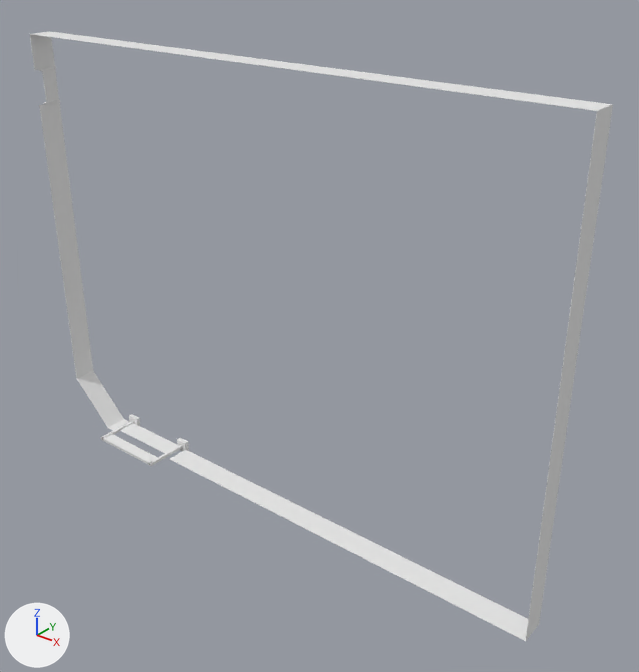
One commit to the glTF model models/01.glb: the scene before it, then after it.
One viewpoint serves both versions: a camera (50 mm lens) standing at (253.0, -222.0, 122.0) and looking at (71.0, 5.0, -19.0). The axes (+X, +Y, +Z) are drawn at lower left. The lights are the same throughout. The picture after the commit comes second. Where no turn or scale is listed for an object, it has been applied to the vertices.

The scene before the commit, as lines of its bpy script (objects in view):
```python
ob_tmb_hang_rao_ton_tam_h_3m_30x3000_tmb_hang_rao_ton_tam_h_3m_30x3000__1074080 = bpy.data.objects.new('TMB_Hang rao ton tam H 3m_30x3000 TMB_Hang rao ton tam H 3m_30x3000 [1074080]', me_tmb_hang_rao_ton_tam_h_3m_30x3000_tmb_hang_rao_ton_tam_h_3m_30x3000__1074080___1074088__geometry)
ob_tmb_hang_rao_ton_tam_h_3m_30x3000_tmb_hang_rao_ton_tam_h_3m_30x3000__1074080.location = (52.0, -2.5, 76.4)
ob_tmb_hang_rao_ton_tam_h_3m_30x3000_tmb_hang_rao_ton_tam_h_3m_30x3000__1074138 = bpy.data.objects.new('TMB_Hang rao ton tam H 3m_30x3000 TMB_Hang rao ton tam H 3m_30x3000 [1074138]', me_tmb_hang_rao_ton_tam_h_3m_30x3000_tmb_hang_rao_ton_tam_h_3m_30x3000__1074138___1074148__geometry)
ob_tmb_hang_rao_ton_tam_h_3m_30x3000_tmb_hang_rao_ton_tam_h_3m_30x3000__1074138.location = (168.6, -2.5, -10.3)
ob_tmb_hang_rao_ton_tam_h_3m_30x3000_tmb_hang_rao_ton_tam_h_3m_30x3000__1074186 = bpy.data.objects.new('TMB_Hang rao ton tam H 3m_30x3000 TMB_Hang rao ton tam H 3m_30x3000 [1074186]', me_tmb_hang_rao_ton_tam_h_3m_30x3000_tmb_hang_rao_ton_tam_h_3m_30x3000__1074186___1074196__geometry)
ob_tmb_hang_rao_ton_tam_h_3m_30x3000_tmb_hang_rao_ton_tam_h_3m_30x3000__1074186.location = (82.7, -2.5, -97.1)
ob_tmb_hang_rao_ton_tam_h_3m_30x3000_tmb_hang_rao_ton_tam_h_3m_30x3000__1074248 = bpy.data.objects.new('TMB_Hang rao ton tam H 3m_30x3000 TMB_Hang rao ton tam H 3m_30x3000 [1074248]', me_tmb_hang_rao_ton_tam_h_3m_30x3000_tmb_hang_rao_ton_tam_h_3m_30x3000__1074248___1074258__geometry)
ob_tmb_hang_rao_ton_tam_h_3m_30x3000_tmb_hang_rao_ton_tam_h_3m_30x3000__1074248.location = (-54.9, -2.5, -87.4)
ob_tmb_hang_rao_ton_tam_h_3m_30x3000_tmb_hang_rao_ton_tam_h_3m_30x3000__1074266 = bpy.data.objects.new('TMB_Hang rao ton tam H 3m_30x3000 TMB_Hang rao ton tam H 3m_30x3000 [1074266]', me_tmb_hang_rao_ton_tam_h_3m_30x3000_tmb_hang_rao_ton_tam_h_3m_30x3000__1074266___1074276__geometry)
ob_tmb_hang_rao_ton_tam_h_3m_30x3000_tmb_hang_rao_ton_tam_h_3m_30x3000__1074266.location = (-64.6, -2.5, -14.4)
ob_tmb_hang_rao_ton_tam_h_3m_30x3000_tmb_hang_rao_ton_tam_h_3m_30x3000__1074304 = bpy.data.objects.new('TMB_Hang rao ton tam H 3m_30x3000 TMB_Hang rao ton tam H 3m_30x3000 [1074304]', me_tmb_hang_rao_ton_tam_h_3m_30x3000_tmb_hang_rao_ton_tam_h_3m_30x3000__1074304___1074314__geometry)
ob_tmb_hang_rao_ton_tam_h_3m_30x3000_tmb_hang_rao_ton_tam_h_3m_30x3000__1074304.location = (-64.6, -2.5, 69.6)
ob_tmb_tru_400x400_h5_6m__dam_cong__canh_cong_tmb_tru_400x400_h5_6m__dam_cong__canh_cong__1067377 = bpy.data.objects.new('TMB_tru 400x400 H5.6m, dam cong, canh cong TMB_tru 400x400 H5.6m, dam cong, canh cong [1067377]', me_tmb_tru_400x400_h5_6m__dam_cong__canh_cong_tmb_tru_400x400_h5_6m__dam_cong__canh_cong__1067377___1067397__geometry)
ob_tmb_tru_400x400_h5_6m__dam_cong__canh_cong_tmb_tru_400x400_h5_6m__dam_cong__canh_cong__1067377.location = (-22.3, -5.7, -96.5)
```
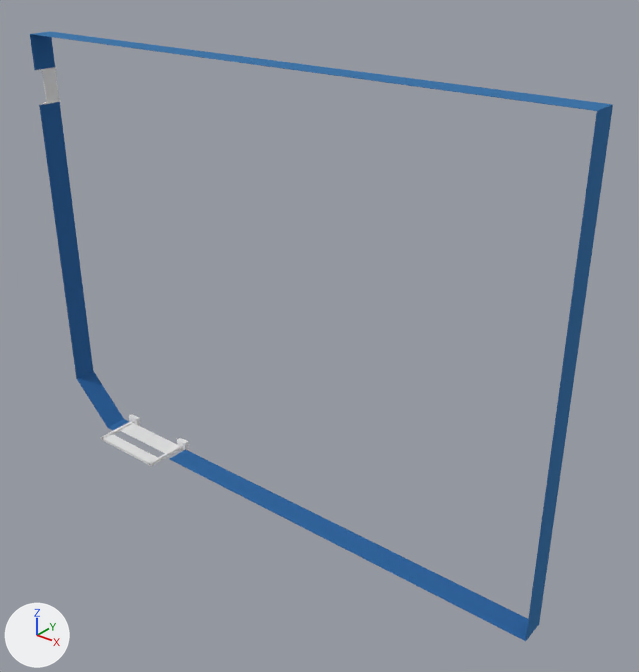
Changed parts and their boxes [x1, y1, x2, y2] in the pictures (639 x 672 px):
'TMB_Hang rao ton tam H 3m_30x3000 TMB_Hang rao ton tam H 3m_30x3000 [1074186]', recoloured: [170, 449, 528, 641] in both
'TMB_Hang rao ton tam H 3m_30x3000 TMB_Hang rao ton tam H 3m_30x3000 [1074138]', recoloured (white to blue): [526, 105, 613, 640] in both
'TMB_Hang rao ton tam H 3m_30x3000 TMB_Hang rao ton tam H 3m_30x3000 [1074266]', recoloured (white to blue): [39, 102, 93, 378] in both
'TMB_Hang rao ton tam H 3m_30x3000 TMB_Hang rao ton tam H 3m_30x3000 [1074080]', recoloured: [32, 31, 613, 111] in both
'TMB_Hang rao ton tam H 3m_30x3000 TMB_Hang rao ton tam H 3m_30x3000 [1074248]', recoloured (white to blue): [76, 371, 124, 428] in both
'TMB_Hang rao ton tam H 3m_30x3000 TMB_Hang rao ton tam H 3m_30x3000 [1074304]', recoloured (white to blue): [30, 34, 55, 70] in both

The change, as a diff of the scene's bpy script:
```diff
--- a/models/01.glb.py
+++ b/models/01.glb.py
@@ me_tmb_hang_rao_ton_tam_h_3m_30x3000_tmb_hang_rao_ton_tam_h_3m_30x3000__1074080___1074088__geometry @@
 me_tmb_hang_rao_ton_tam_h_3m_30x3000_tmb_hang_rao_ton_tam_h_3m_30x3000__1074080___1074088__geometry.from_pydata(...)  # 8 vertices, 12 faces; spans x -117.0..117.0, y -5.0..5.0, z 0.0
-me_tmb_hang_rao_ton_tam_h_3m_30x3000_tmb_hang_rao_ton_tam_h_3m_30x3000__1074080___1074088__geometry.materials.append(mat_defaultmaterial)  # white #e7e7e7
+me_tmb_hang_rao_ton_tam_h_3m_30x3000_tmb_hang_rao_ton_tam_h_3m_30x3000__1074080___1074088__geometry.materials.append(mat_c_2f6fb3)  # blue #4f92ca
@@ me_tmb_hang_rao_ton_tam_h_3m_30x3000_tmb_hang_rao_ton_tam_h_3m_30x3000__1074138___1074148__geometry @@
 me_tmb_hang_rao_ton_tam_h_3m_30x3000_tmb_hang_rao_ton_tam_h_3m_30x3000__1074138___1074148__geometry.from_pydata(...)  # 8 vertices, 12 faces; spans x 0.0, y -5.0..5.0, z -87.0..87.0
-me_tmb_hang_rao_ton_tam_h_3m_30x3000_tmb_hang_rao_ton_tam_h_3m_30x3000__1074138___1074148__geometry.materials.append(mat_defaultmaterial)  # white #e7e7e7
+me_tmb_hang_rao_ton_tam_h_3m_30x3000_tmb_hang_rao_ton_tam_h_3m_30x3000__1074138___1074148__geometry.materials.append(mat_c_2f6fb3)  # blue #4f92ca
@@ me_tmb_hang_rao_ton_tam_h_3m_30x3000_tmb_hang_rao_ton_tam_h_3m_30x3000__1074186___1074196__geometry @@
 me_tmb_hang_rao_ton_tam_h_3m_30x3000_tmb_hang_rao_ton_tam_h_3m_30x3000__1074186___1074196__geometry.from_pydata(...)  # 8 vertices, 12 faces; spans x -86.0..86.0, y -5.0..5.0, z 0.0
-me_tmb_hang_rao_ton_tam_h_3m_30x3000_tmb_hang_rao_ton_tam_h_3m_30x3000__1074186___1074196__geometry.materials.append(mat_defaultmaterial)  # white #e7e7e7
+me_tmb_hang_rao_ton_tam_h_3m_30x3000_tmb_hang_rao_ton_tam_h_3m_30x3000__1074186___1074196__geometry.materials.append(mat_c_2f6fb3)  # blue #4f92ca
@@ me_tmb_hang_rao_ton_tam_h_3m_30x3000_tmb_hang_rao_ton_tam_h_3m_30x3000__1074248___1074258__geometry @@
 me_tmb_hang_rao_ton_tam_h_3m_30x3000_tmb_hang_rao_ton_tam_h_3m_30x3000__1074248___1074258__geometry.from_pydata(...)  # 8 vertices, 12 faces; spans x -9.8..9.8, y -4.9..4.9, z -9.8..9.8
-me_tmb_hang_rao_ton_tam_h_3m_30x3000_tmb_hang_rao_ton_tam_h_3m_30x3000__1074248___1074258__geometry.materials.append(mat_defaultmaterial)  # white #e7e7e7
+me_tmb_hang_rao_ton_tam_h_3m_30x3000_tmb_hang_rao_ton_tam_h_3m_30x3000__1074248___1074258__geometry.materials.append(mat_c_2f6fb3)  # blue #4f92ca
@@ me_tmb_hang_rao_ton_tam_h_3m_30x3000_tmb_hang_rao_ton_tam_h_3m_30x3000__1074266___1074276__geometry @@
 me_tmb_hang_rao_ton_tam_h_3m_30x3000_tmb_hang_rao_ton_tam_h_3m_30x3000__1074266___1074276__geometry.from_pydata(...)  # 8 vertices, 12 faces; spans x 0.0, y -4.9..4.9, z -63.3..63.3
-me_tmb_hang_rao_ton_tam_h_3m_30x3000_tmb_hang_rao_ton_tam_h_3m_30x3000__1074266___1074276__geometry.materials.append(mat_defaultmaterial)  # white #e7e7e7
+me_tmb_hang_rao_ton_tam_h_3m_30x3000_tmb_hang_rao_ton_tam_h_3m_30x3000__1074266___1074276__geometry.materials.append(mat_c_2f6fb3)  # blue #4f92ca
@@ me_tmb_hang_rao_ton_tam_h_3m_30x3000_tmb_hang_rao_ton_tam_h_3m_30x3000__1074304___1074314__geometry @@
 me_tmb_hang_rao_ton_tam_h_3m_30x3000_tmb_hang_rao_ton_tam_h_3m_30x3000__1074304___1074314__geometry.from_pydata(...)  # 8 vertices, 12 faces; spans x -0.05..0.05, y -4.92..4.92, z -6.89..6.89
-me_tmb_hang_rao_ton_tam_h_3m_30x3000_tmb_hang_rao_ton_tam_h_3m_30x3000__1074304___1074314__geometry.materials.append(mat_defaultmaterial)  # white #e7e7e7
+me_tmb_hang_rao_ton_tam_h_3m_30x3000_tmb_hang_rao_ton_tam_h_3m_30x3000__1074304___1074314__geometry.materials.append(mat_c_2f6fb3)  # blue #4f92ca
```
